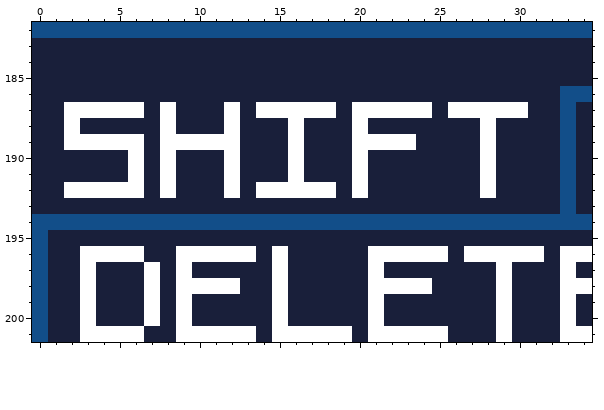
Pixel-art file: res/breakout.aseprite. That is the earlier state.
192x224 pixels, 1 frame. Colours within 5 levels of each other are drawn and written as one. Shown: x 0..34, y 182..201. The commit also changed other parts of the picture, which this record leaves out.
And afterwards:
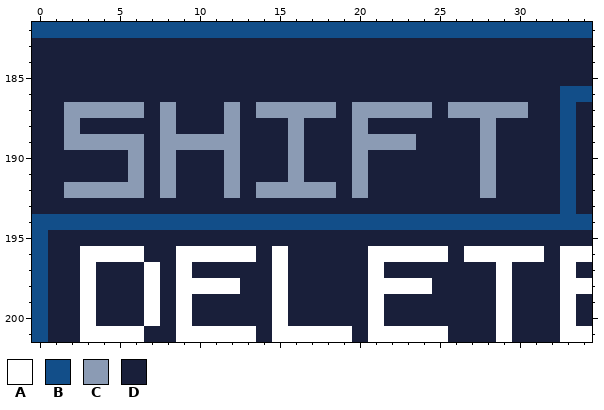
Palette (. is transparent): A #ffffff  B #124e89  C #8b9bb4  D #191f3a
Changes in this commit:
{"where": "layer \"Layer 4\""}
{"y":187,"x":2,"old":"AAAAA","new":"CCCCC"}
{"y":187,"x":8,"old":"A","new":"C"}
{"y":187,"x":12,"old":"A","new":"C"}
{"y":187,"x":14,"old":"AAAAA","new":"CCCCC"}
{"y":187,"x":20,"old":"AAAAA","new":"CCCCC"}
{"y":187,"x":26,"old":"AAAAA","new":"CCCCC"}
{"y":188,"x":2,"old":"A","new":"C"}
{"y":188,"x":8,"old":"A","new":"C"}
{"y":188,"x":12,"old":"A","new":"C"}
{"y":188,"x":16,"old":"A","new":"C"}
{"y":188,"x":20,"old":"A","new":"C"}
{"y":188,"x":28,"old":"A","new":"C"}
{"y":189,"x":2,"old":"AAAAA","new":"CCCCC"}
{"y":189,"x":8,"old":"AAAAA","new":"CCCCC"}
{"y":189,"x":16,"old":"A","new":"C"}
{"y":189,"x":20,"old":"AAAA","new":"CCCC"}
{"y":189,"x":28,"old":"A","new":"C"}
{"y":190,"x":6,"old":"A","new":"C"}
{"y":190,"x":8,"old":"A","new":"C"}
{"y":190,"x":12,"old":"A","new":"C"}
{"y":190,"x":16,"old":"A","new":"C"}
{"y":190,"x":20,"old":"A","new":"C"}
{"y":190,"x":28,"old":"A","new":"C"}
{"y":191,"x":6,"old":"A","new":"C"}
{"y":191,"x":8,"old":"A","new":"C"}
{"y":191,"x":12,"old":"A","new":"C"}
{"y":191,"x":16,"old":"A","new":"C"}
{"y":191,"x":20,"old":"A","new":"C"}
{"y":191,"x":28,"old":"A","new":"C"}
{"y":192,"x":2,"old":"AAAAA","new":"CCCCC"}
{"y":192,"x":8,"old":"A","new":"C"}
{"y":192,"x":12,"old":"A","new":"C"}
{"y":192,"x":14,"old":"AAAAA","new":"CCCCC"}
{"y":192,"x":20,"old":"A","new":"C"}
{"y":192,"x":28,"old":"A","new":"C"}
